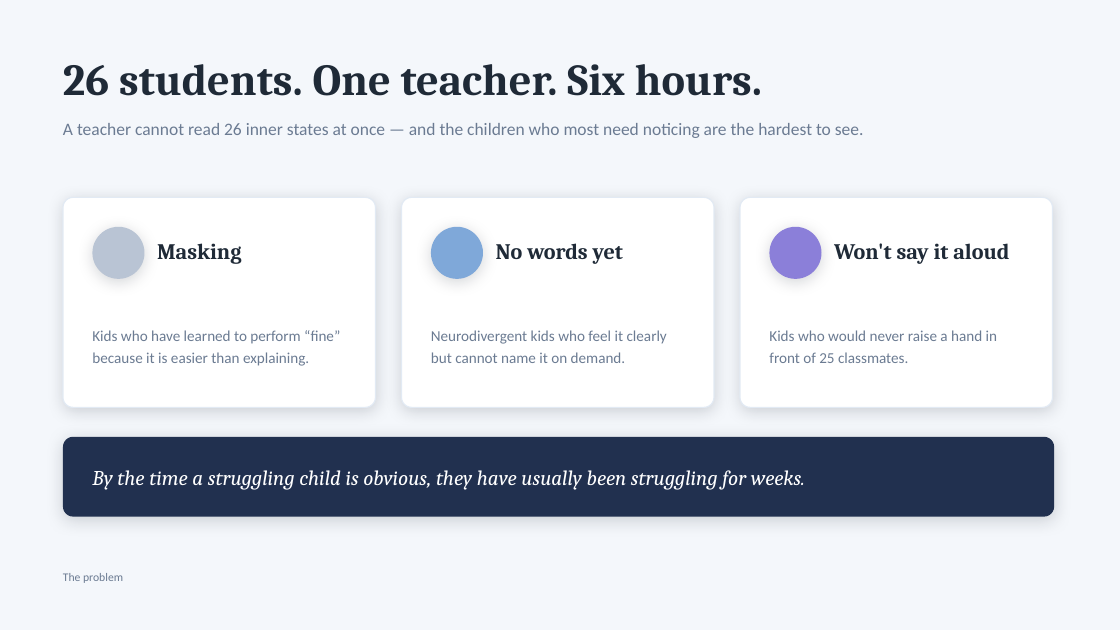
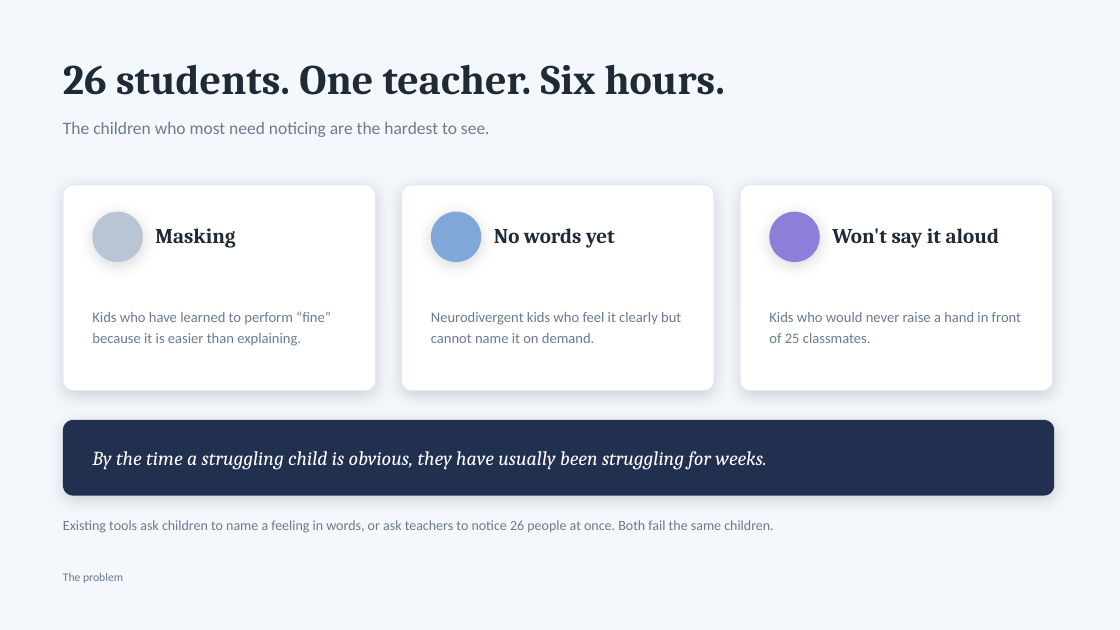
Before and after one commit to ArthurAlexandre28/Hackathon_ICL, a slide deck: slide 2 of Sunny-Pitch-Deck.pptx. Drawn at 1120x630 pixels with LibreOffice and Linux fonts; fonts in the diff are those of the drawing. Boxes give left, top, right and bottom in pixels: in the first picture for what was removed or moved away, otherwise in the second. Text is boxed around its words. In the diff, an @@ line names an element or a change of style, - is before the commit and + after.

```diff
--- a/Sunny-Pitch-Deck.pptx
+++ b/Sunny-Pitch-Deck.pptx
@@ text "26 students. One teacher. Six ..." at bbox=[63, 64, 725, 95]: size 38 to 36 pt @@
@@ text at bbox=[63, 122, 490, 137]: text changed @@
-A teacher cannot read 26 inner states at once — and the children who most need noticing are the hardest to see.
+The children who most need noticing are the hardest to see.
@@ rounded rectangle: place and size @@
-rounded rectangle at bbox=[63, 197, 376, 408]
+rounded rectangle at bbox=[63, 185, 376, 391]
@@ rounded rectangle: place and size @@
-rounded rectangle at bbox=[402, 197, 714, 408]
+rounded rectangle at bbox=[402, 185, 714, 391]
@@ rounded rectangle: place and size @@
-rounded rectangle at bbox=[740, 197, 1053, 408]
+rounded rectangle at bbox=[740, 185, 1053, 391]
@@ 3 texts, 3 ellipses: place and size @@
-3 texts, 3 ellipses at bbox=[92, 227, 1009, 279]
+3 texts, 3 ellipses at bbox=[92, 212, 999, 262]
@@ size 19 to 18 pt in 3 elements at bbox=[155, 228, 235, 248], bbox=[832, 228, 999, 248], bbox=[494, 228, 615, 248] @@
@@ 3 texts: place and size @@
-3 texts at bbox=[92, 330, 997, 366]
+3 texts at bbox=[92, 311, 1021, 346]
@@ size 13 to 12.5 pt; line spacing 19pt to 18pt in 3 elements at bbox=[92, 311, 331, 346], bbox=[431, 312, 681, 343], bbox=[769, 312, 1021, 343] @@
@@ proportions changed in 4 elements at bbox=[63, 185, 376, 391], bbox=[402, 185, 714, 391], bbox=[740, 185, 1053, 391], bbox=[63, 420, 1054, 496] @@
@@ rounded rectangle: place and size @@
-rounded rectangle at bbox=[63, 437, 1054, 517]
+rounded rectangle at bbox=[63, 420, 1054, 496]
@@ text "By the time a struggling ...": place and size @@
-text "By the time a struggling ..." at bbox=[92, 470, 805, 490]
+text "By the time a struggling ..." at bbox=[92, 451, 766, 470]
@@ text "By the time a struggling ..." at bbox=[92, 451, 766, 470]: size 18 to 17 pt @@
@@ text added at bbox=[63, 520, 773, 533], 12 pt, text #6B7B92 @@
+Existing tools ask children to name a feeling in words, or ask teachers to notice 26 people at once. Both fail the same children.
```
Also in this commit, not shown: 6 other slides changed, 3 slides added, 5 slides removed, 3 other files.
